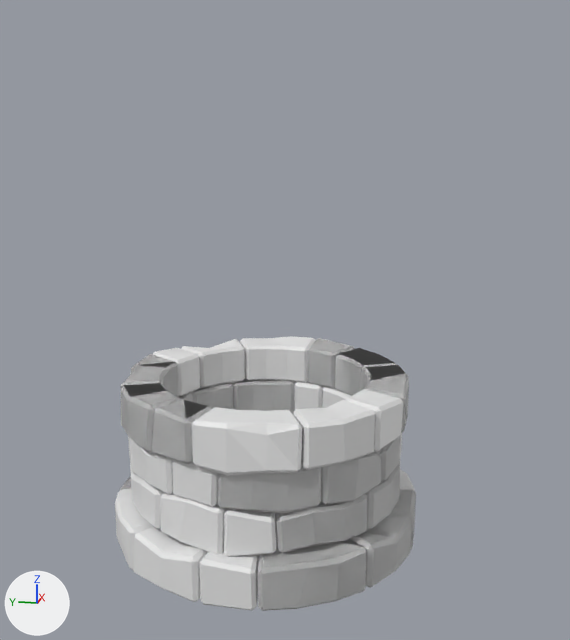
Renders of the Blender file well.blend from each side of a commit.
Both versions are drawn from a 50 mm camera at (-33.2, -7.5, 17.4) aimed at (-0.3, -0.9, 9.1). The axes (+X, +Y, +Z) are drawn at lower left. The lights are the same throughout.
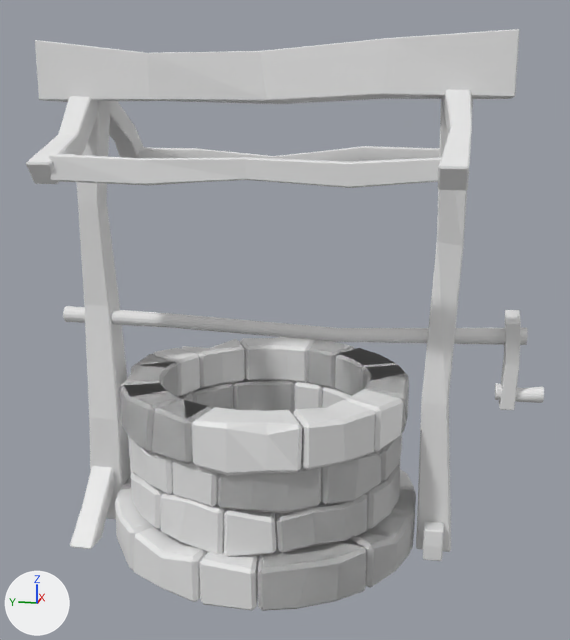
Where the change shows, as pixel boxes [x1, y1, x2, y2] in the pictures (570 x 640 px):
'Cube.007', added
    after: [35, 29, 520, 104]
'Cube.005', added
    after: [76, 100, 131, 519]
'Cube.004', added
    after: [416, 97, 473, 552]
'Cube.012', added
    after: [48, 154, 448, 188]
'Cylinder.002', added
    after: [63, 306, 528, 345]
'Cube.009', added
    after: [438, 90, 472, 190]
'Cube.013', added
    after: [139, 146, 440, 161]
'Cube.008', added
    after: [26, 96, 98, 184]
'Cube.016', added
    after: [70, 466, 115, 549]
'Cube.006', added
    after: [499, 310, 521, 410]
'Cube.011', added
    after: [109, 101, 144, 158]
'Cube.014', added
    after: [423, 521, 444, 561]
'Cylinder.001', added
    after: [495, 383, 544, 403]

What the commit changed:
Mesh me_cube_018 is new.
It has 32 vertices, 34 faces and spans x -0.4..0.4, y -0.57..0.57, z -2.18..2.18.
Mesh me_cube_015 is new.
It has 32 vertices, 34 faces and spans x -0.461..0.419, y -0.419..0.419, z -0.738..0.738.
Mesh me_cube_014 is new.
It has 48 vertices, 50 faces and spans x -0.7..0.6, y -7.5..7.5, z -0.8..0.6.
Mesh me_cube_013 is new.
It has 48 vertices, 50 faces and spans x -0.6..0.6, y -7.7..7.5, z -0.7..0.5.
Mesh me_cube_012 is new.
It has 32 vertices, 34 faces and spans x -2.71..2.71, y -0.76..0.52, z -0.52..0.52.
Mesh me_cube_011 is new.
It has 32 vertices, 34 faces and spans x -2.71..2.71, y -0.67..0.52, z -0.77..0.52.
Mesh me_cube_009 is new.
It has 32 vertices, 34 faces and spans x -2.71..2.71, y -0.59..0.52, z -0.52..0.52.
Mesh me_cube_007 is new.
It has 48 vertices, 50 faces and spans x -1.4..1.2, y -9.7..9.7, z -1.4..1.2.
Mesh me_cylinder_001 is new.
It has 160 vertices, 130 faces and spans x -0.99..0.99, y -1.08..0.98, z -1.0..0.98.
Mesh me_cube_006 is new.
It has 32 vertices, 34 faces and spans x -0.8..0.82, y -0.82..-0.14, z -3.11..0.94.
Mesh me_cube_005 is new.
It has 48 vertices, 50 faces and spans x -1.6..1.3, y -1.5..1.3, z -1.5..28.0.
Mesh me_cube_004 is new.
It has 40 vertices, 42 faces and spans x -1.3..1.5, y -1.2..1.2, z -1.5..28.0.
Mesh me_cylinder_004 is new.
It has 56 vertices, 45 faces and spans x -1.74..0.97, y -1.81..1.0, z -1.0..0.85.
Object 'Cube.016' (ob_cube_016) is new; it shows me_cube_018.
Its location is (-1.9, 7.68, 0.32).
Its rotation in degrees is (0, -135, 0).
Object 'Cube.014' (ob_cube_014) is new; it shows me_cube_015.
Its location is (-1.27, -7.75, -0.26).
Object 'Cube.013' (ob_cube_013) is new; it shows me_cube_014.
Its location is (4.11, -0.11, 15.84).
Object 'Cube.012' (ob_cube_012) is new; it shows me_cube_013.
Its location is (-4.5, -0.11, 15.84).
Object 'Cube.011' (ob_cube_011) is new; it shows me_cube_012.
Its location is (2.43, 7.6, 17.11).
Its rotation in degrees is (0, 35, 0).
Object 'Cube.008' (ob_cube_008) is new; it shows me_cube_011.
Its location is (-2.71, 7.6, 17.11).
Its rotation in degrees is (0, -35, 0).
Object 'Cube.009' (ob_cube_009) is new; it shows me_cube_009.
Its location is (-2.71, -7.8, 17.11).
Its rotation in degrees is (0, -35, 0).
Object 'Cube.007' (ob_cube_007) is new; it shows me_cube_007.
Its location is (-0.08, -0.25, 19.62).
Object 'Cylinder.001' (ob_cylinder_001) is new; it shows me_cylinder_001.
Its location is (-0.07, -11.03, 6.38).
Its rotation in degrees is (90, 0, 0).
Its scale is (0.357, 0.357, 0.981).
Object 'Cube.006' (ob_cube_006) is new; it shows me_cube_006.
Its location is (-0.06, -10.07, 8.83).
Object 'Cube.005' (ob_cube_005) is new; it shows me_cube_005.
Its location is (-0.07, 7.66, 0.01).
Its scale is (0.66, 0.66, 0.66).
Object 'Cube.004' (ob_cube_004) is new; it shows me_cube_004.
Its location is (-0.07, -7.79, 0.01).
Its scale is (0.66, 0.66, 0.66).
Object 'Cylinder.002' (ob_cylinder_002) is new; it shows me_cylinder_004.
Its location is (-0.07, -1.67, 8.87).
Its rotation in degrees is (90, 0, 0).
Its scale is (0.371, 0.371, 11.1).
